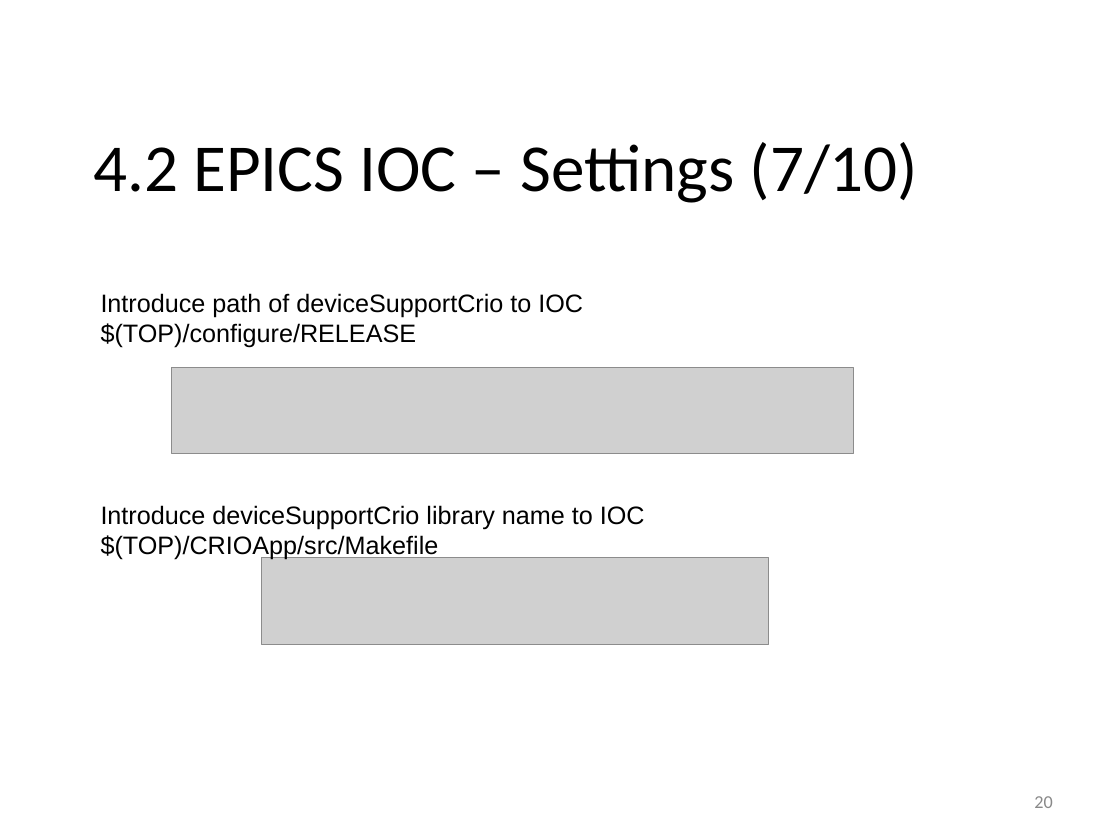
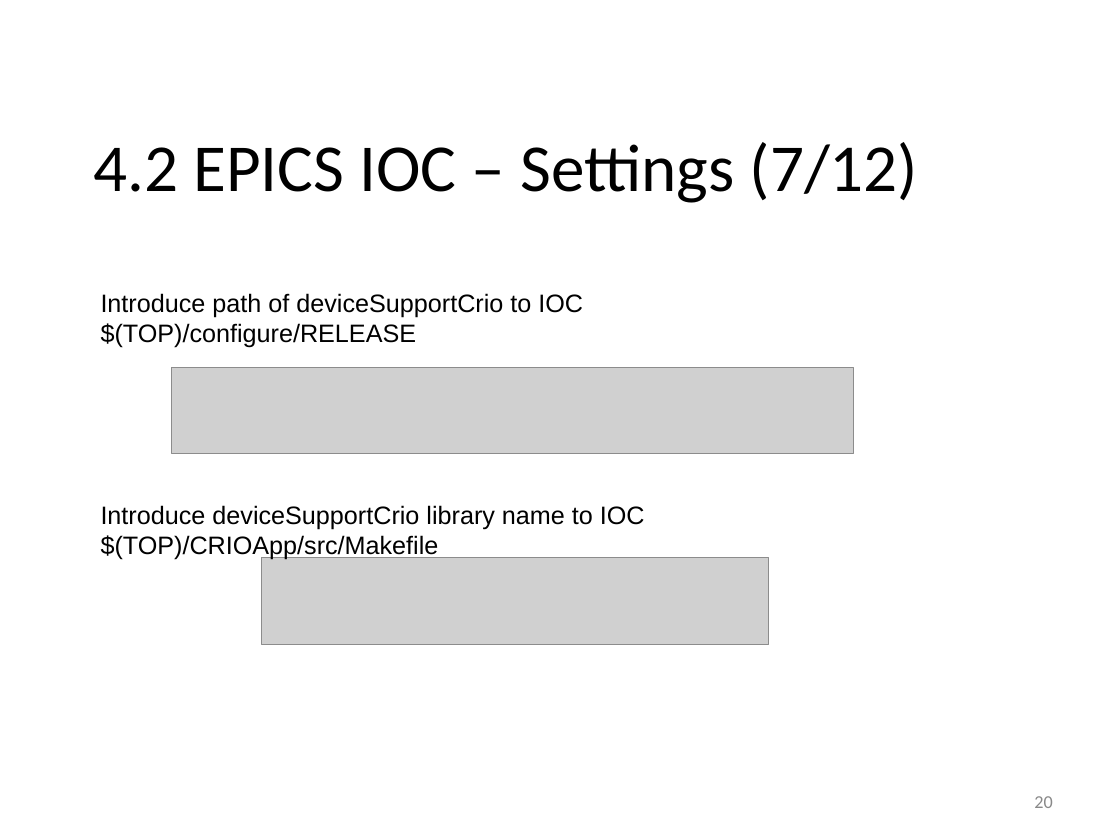
Before and after one commit to lnls-sol/project-nheengatu, a slide deck: slide 20 of docs/CRIO-EPICs-integration.odp. Drawn at 1120x840 pixels with LibreOffice and Linux fonts; fonts in the diff are those of the drawing; grey boxes stand for pictures; background and template pictures are left out. Boxes give left, top, right and bottom in pixels: in the first picture for what was removed or moved away, otherwise in the second. Text is boxed around its words. In the diff, an @@ line names an element or a change of style, - is before the commit and + after.

```diff
--- a/docs/CRIO-EPICs-integration.odp
+++ b/docs/CRIO-EPICs-integration.odp
@@ text at (93,142,919,203): text changed @@
-4.2 EPICS IOC – Settings (7/10)
+4.2 EPICS IOC – Settings (7/12)
```
Also in this commit, not shown: 14 other slides changed, 5 slides added, 1 slide removed, 1 other file.
